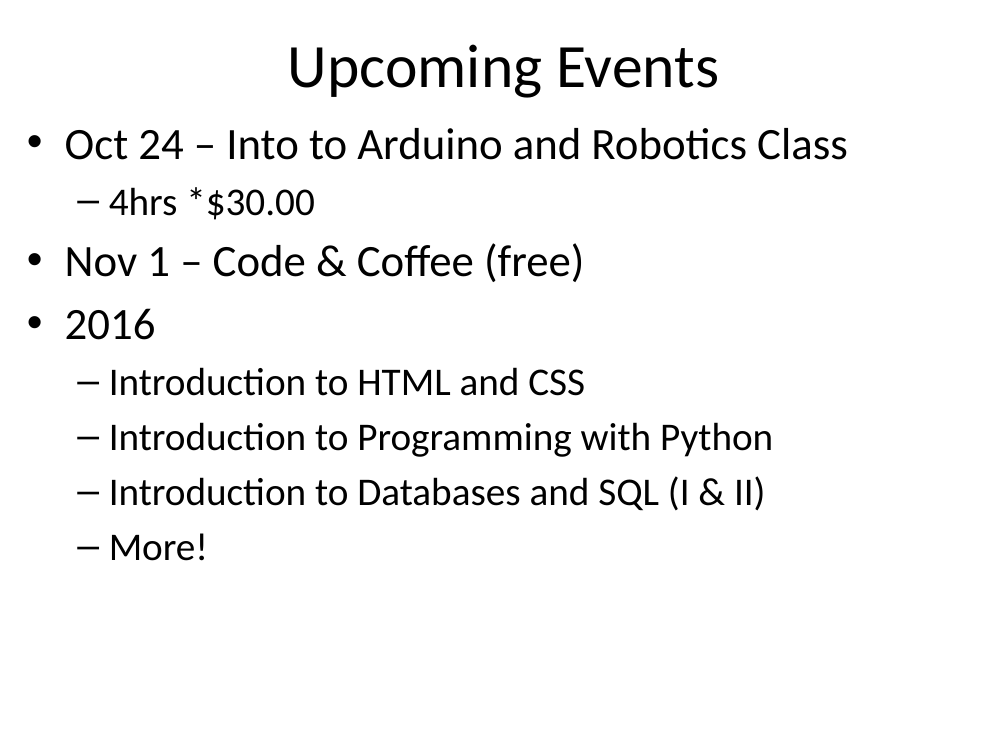
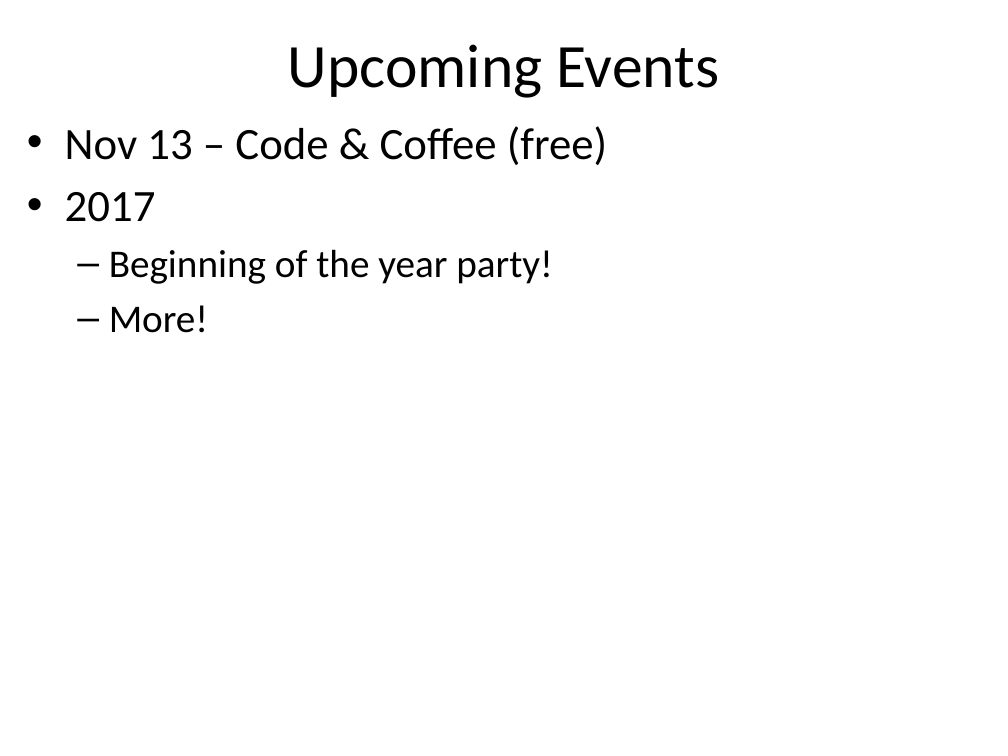
Before and after one commit to dykebert/GDI_3D_Printing_Intro, a slide deck: slide 3 of Introduction to 3D Printing.pptx (slide 2 before the commit). Drawn at 1008x756 pixels with LibreOffice and Linux fonts; fonts in the diff are those of the drawing. Boxes give left, top, right and bottom in pixels: in the first picture for what was removed or moved away, otherwise in the second. Text is boxed around its words. In the diff, an @@ line names an element or a change of style, - is before the commit and + after.

```diff
--- a/Introduction to 3D Printing.pptx
+++ b/Introduction to 3D Printing.pptx
@@ text at <box>65,126,607,284</box>: text changed; size 28 to 32 pt @@
-• Oct 24 – Into to Arduino and Robotics Class
-  – 4hrs *$30.00
-• Nov 1 – Code & Coffee (free)
-• 2016
-  – Introduction to HTML and CSS
-  – Introduction to Programming with Python
-  – Introduction to Databases and SQL (I & II)
+• Nov 13 – Code & Coffee (free)
+• 2017
+  – Beginning of the year party!
```
Also in this commit, not shown: 2 other slides changed, 2 slides added, 1 slide removed, 2 other files.
